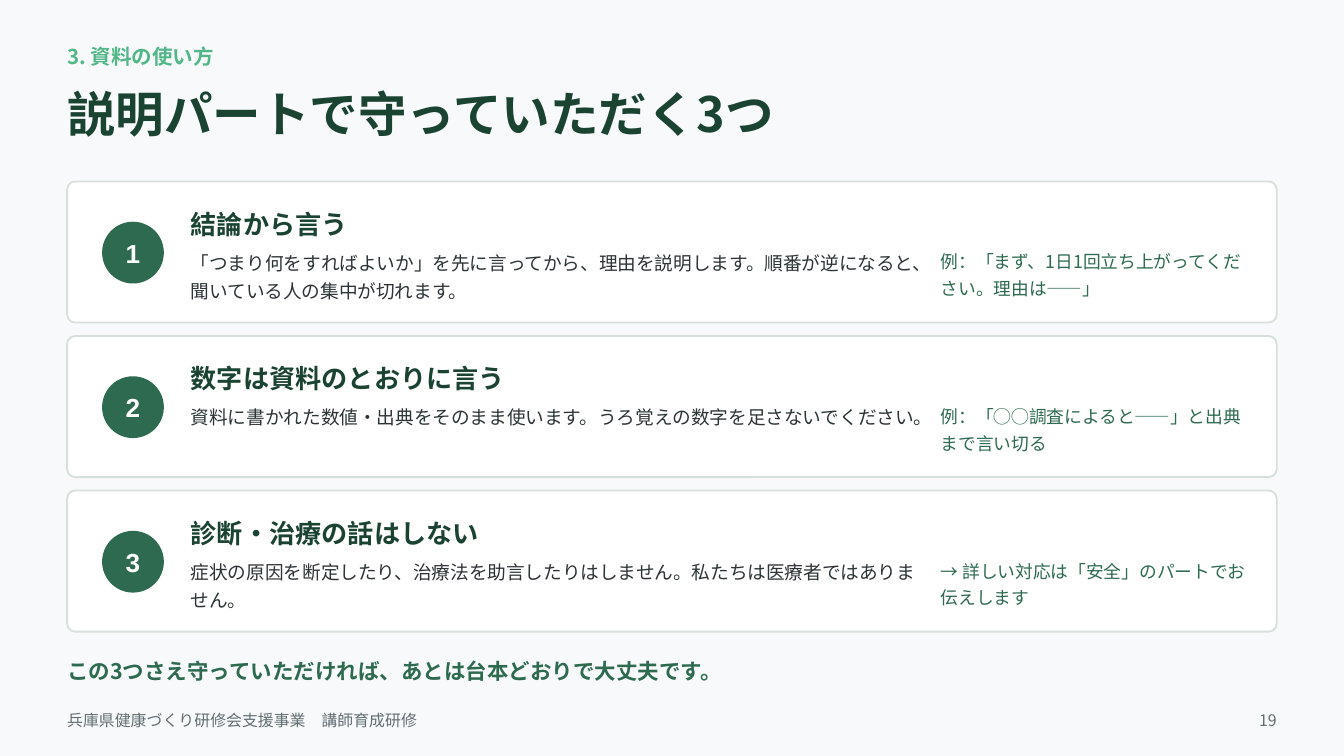
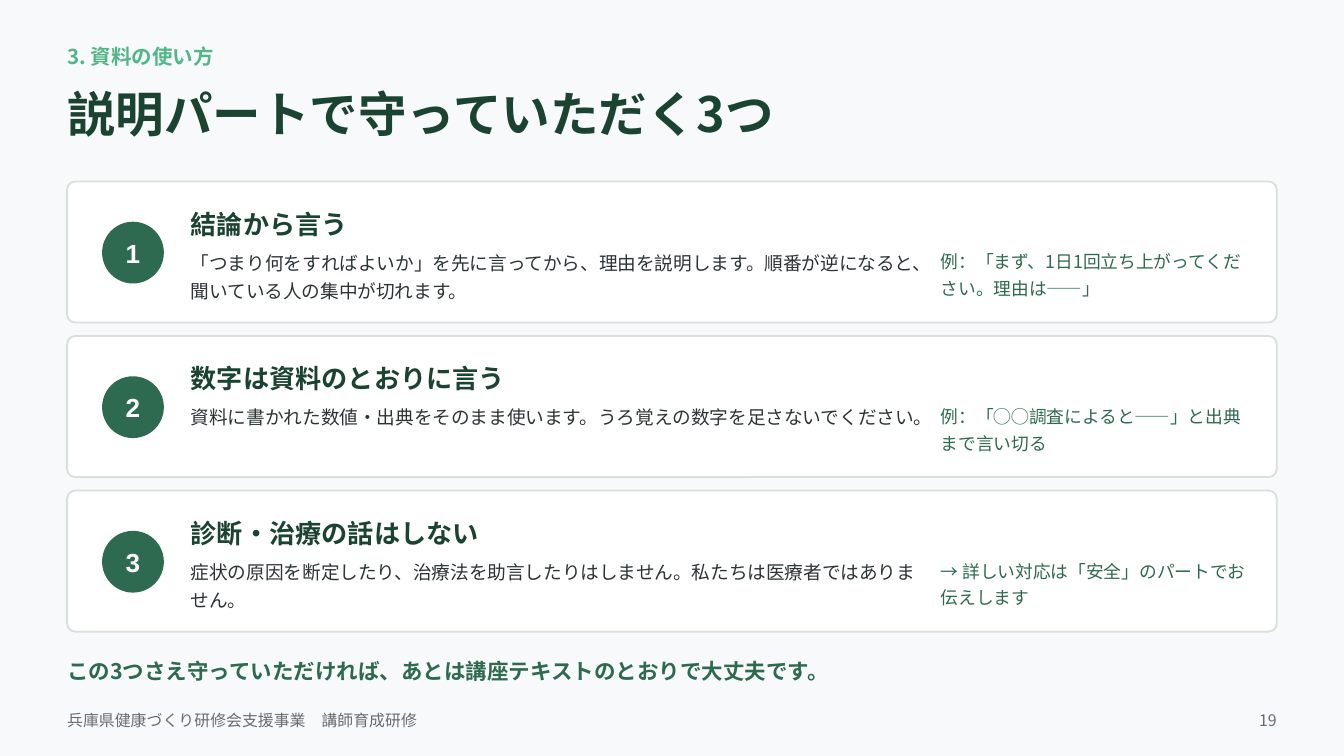
Before and after one commit to flashpapa4/hyogo-kenkou-site, a slide deck: slide 19 of docs/講師育成研修_90分_研修資料.pptx. Drawn at 1344x756 pixels with LibreOffice and Linux fonts; fonts in the diff are those of the drawing. Boxes give left, top, right and bottom in pixels: in the first picture for what was removed or moved away, otherwise in the second. Text is boxed around its words. In the diff, an @@ line names an element or a change of style, - is before the commit and + after.

```diff
--- a/docs/講師育成研修_90分_研修資料.pptx
+++ b/docs/講師育成研修_90分_研修資料.pptx
@@ text at (67,660,828,681): text changed @@
-この3つさえ守っていただければ、あとは台本どおりで大丈夫です。
+この3つさえ守っていただければ、あとは講座テキストのとおりで大丈夫です。
```
Also in this commit, not shown: 9 other slides changed, 4 other files.
